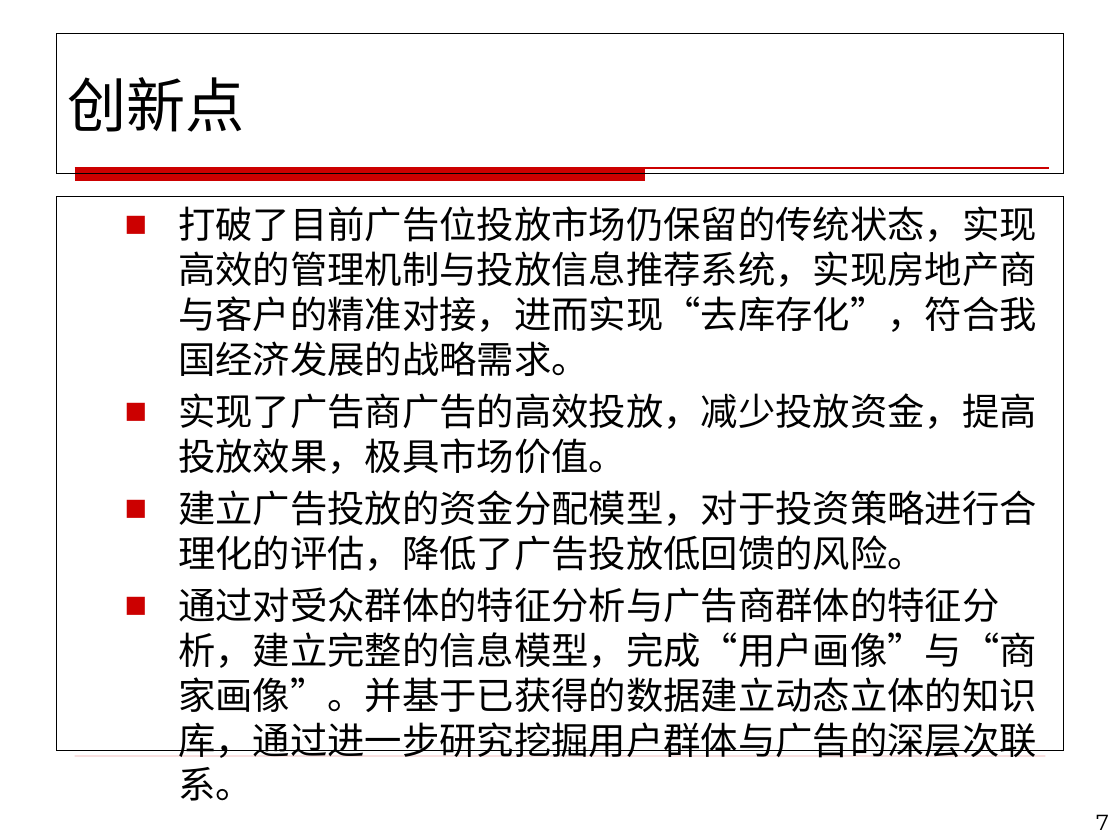
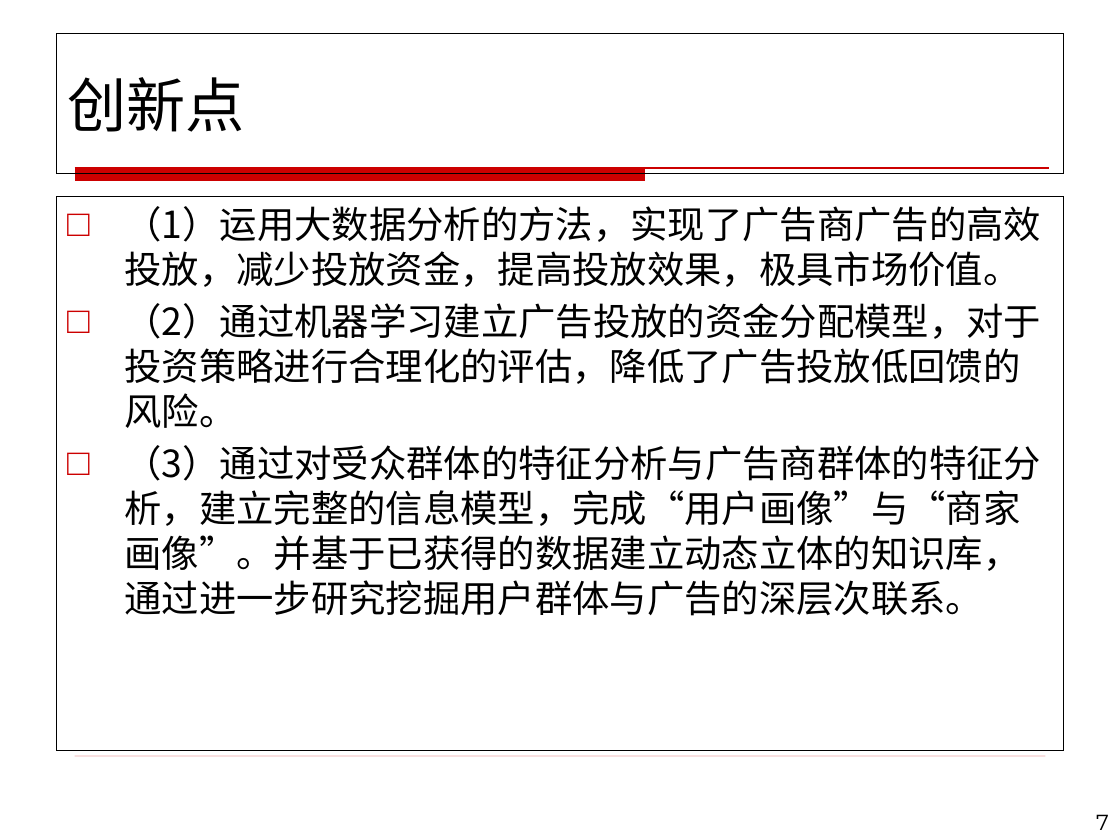
Before and after one commit to henryzhao/graduate, a slide deck: slide 7 of wy/王焰硕士论文答辩.pptx. Drawn at 1120x840 pixels with LibreOffice and Linux fonts; fonts in the diff are those of the drawing; background and template pictures are left out. Boxes give left, top, right and bottom in pixels: in the first picture for what was removed or moved away, otherwise in the second. Text is boxed around its words. In the diff, an @@ line names an element or a change of style, - is before the commit and + after.

```diff
--- a/wy/王焰硕士论文答辩.pptx
+++ b/wy/王焰硕士论文答辩.pptx
@@ text at bbox=[125, 206, 1042, 616]: text changed @@
-  ■ 打破了目前广告位投放市场仍保留的传统状态，实现高效的管理机制与投放信息推荐系统，实现房地产商与客户的精准对接，进而实现“去库存化”，符合我国经济发展的战略需求。
-  ■ 实现了广告商广告的高效投放，减少投放资金，提高投放效果，极具市场价值。
-  ■ 建立广告投放的资金分配模型，对于投资策略进行合理化的评估，降低了广告投放低回馈的风险。
-  ■ 通过对受众群体的特征分析与广告商群体的特征分析，建立完整的信息模型，完成“用户画像”与“商家画像”。并基于已获得的数据建立动态立体的知识库，通过进一步研究挖掘用户群体与广告的深层次联系。
+□ （1）运用大数据分析的方法，实现了广告商广告的高效投放，减少投放资金，提高投放效果，极具市场价值。
+□ （2）通过机器学习建立广告投放的资金分配模型，对于投资策略进行合理化的评估，降低了广告投放低回馈的风险。
+□ （3）通过对受众群体的特征分析与广告商群体的特征分析，建立完整的信息模型，完成“用户画像”与“商家画像”。并基于已获得的数据建立动态立体的知识库，通过进一步研究挖掘用户群体与广告的深层次联系。
```
Also in this commit, not shown: 2 other slides changed, 6 slides added, 5 other files.
